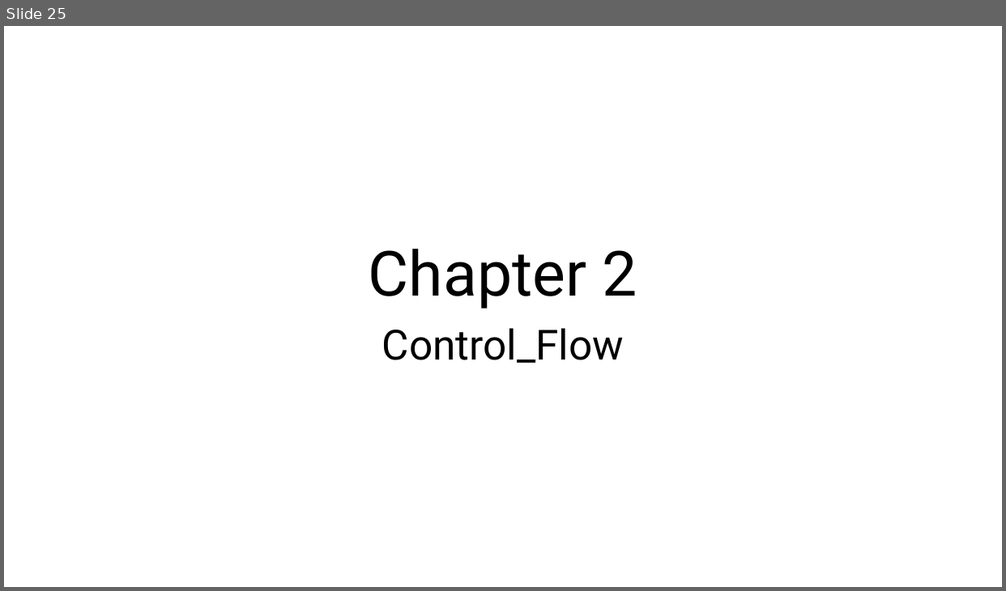
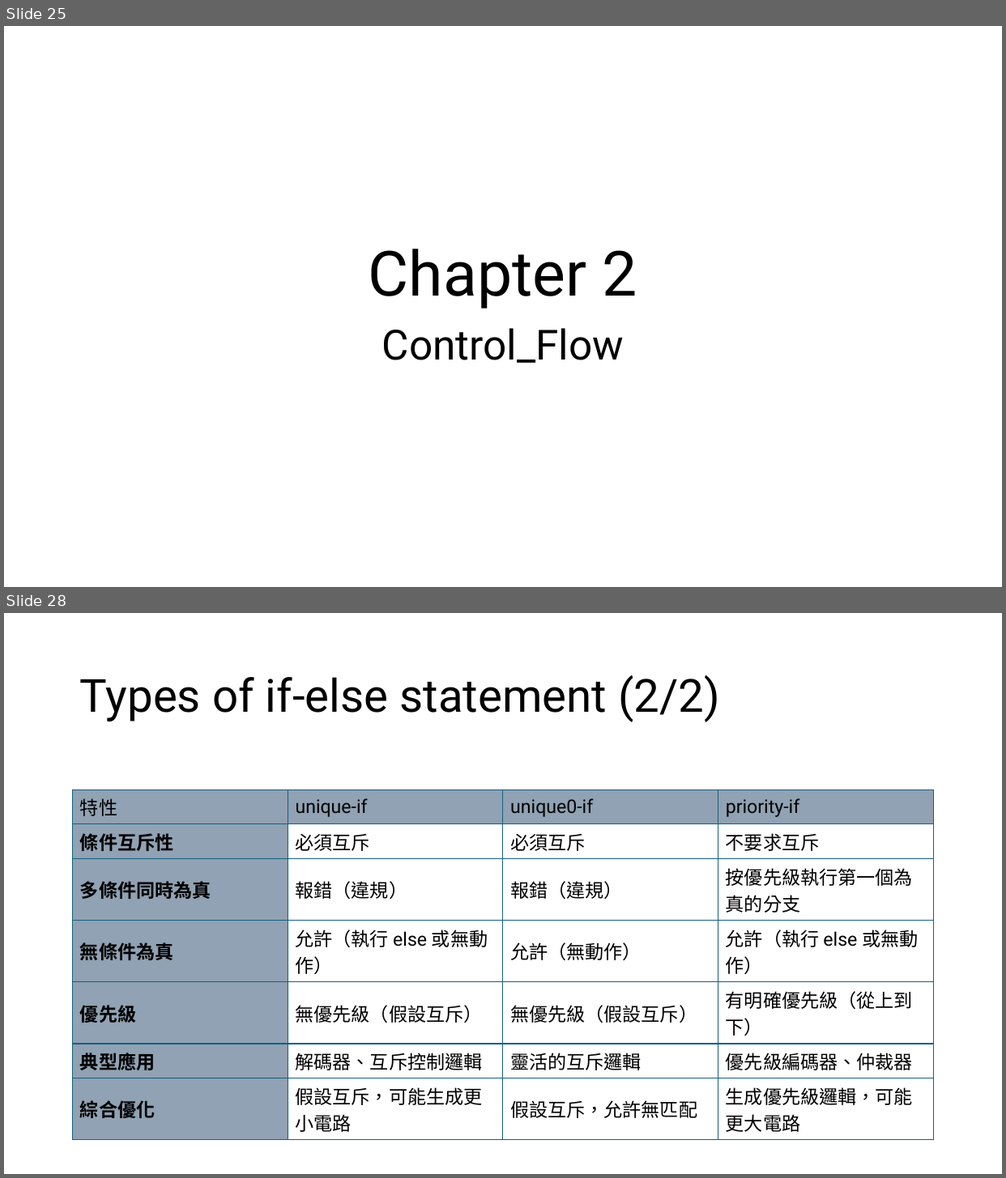
Before and after one commit to s9001055/DV_learning, a slide deck: SystemVerilog_語法學習.pptx. Shown one above the other, each under a label of ours: slide 25 before the commit, slides 25 and 28 after it; the slides between them are not shown. The pictures are 1006x591 and 1006x1178 pixels, drawn with LibreOffice and Linux fonts; fonts in the diff are those of the drawing. Boxes give left, top, right and bottom in pixels: in the first picture for what was removed or moved away, otherwise in the second. Text is boxed around its words. In the diff, an @@ line names an element or a change of style, - is before the commit and + after.

```diff
--- a/SystemVerilog_語法學習.pptx
+++ b/SystemVerilog_語法學習.pptx
@@ slide 28 added at bbox=[4, 613, 1002, 1174], background #FFFFFF @@
@@ title added at bbox=[80, 675, 720, 722], 44 pt, text #000000 @@
+Types of if-else statement (2/2)
@@ table added at bbox=[73, 790, 936, 1135], 7 rows, 4 columns @@
+特性 | unique-if | unique0-if | priority-if
+條件互斥性 | 必須互斥 | 必須互斥 | 不要求互斥
+多條件同時為真 | 報錯（違規） | 報錯（違規） | 按優先級執行第一個為真的分支
+無條件為真 | 允許（執行 else 或無動作） | 允許（無動作） | 允許（執行 else 或無動作）
+優先級 | 無優先級（假設互斥） | 無優先級（假設互斥） | 有明確優先級（從上到下）
+典型應用 | 解碼器、互斥控制邏輯 | 靈活的互斥邏輯 | 優先級編碼器、仲裁器
+綜合優化 | 假設互斥，可能生成更小電路 | 假設互斥，允許無匹配 | 生成優先級邏輯，可能更大電路
```
Also in this commit, not shown: 1 slide changed, 5 other slides added, 5 other files.
